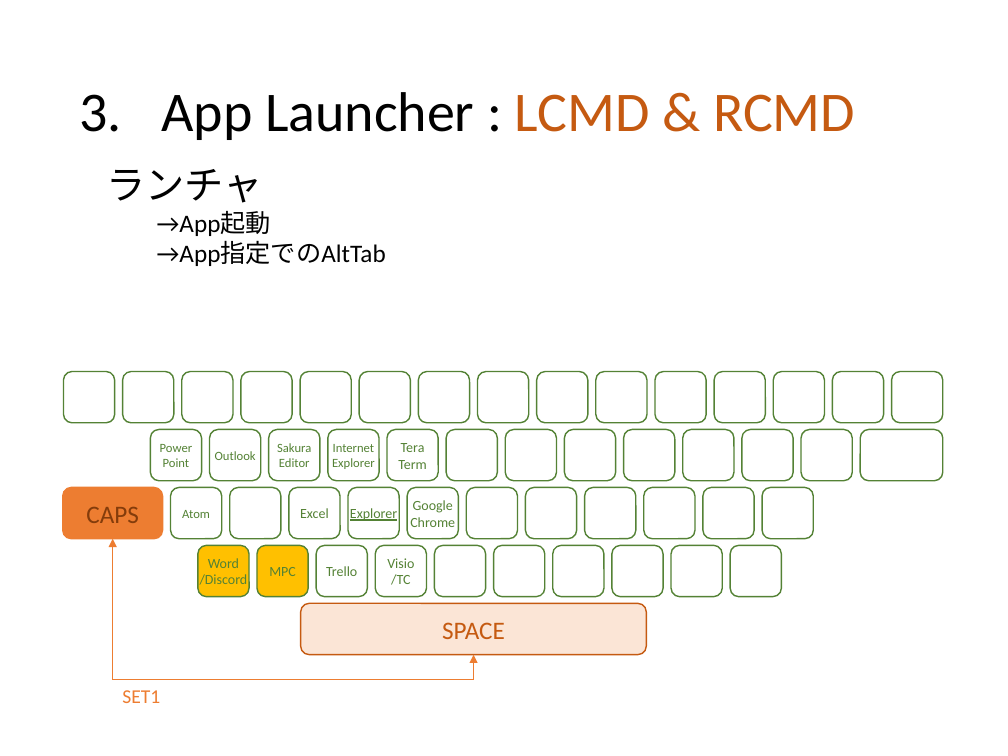
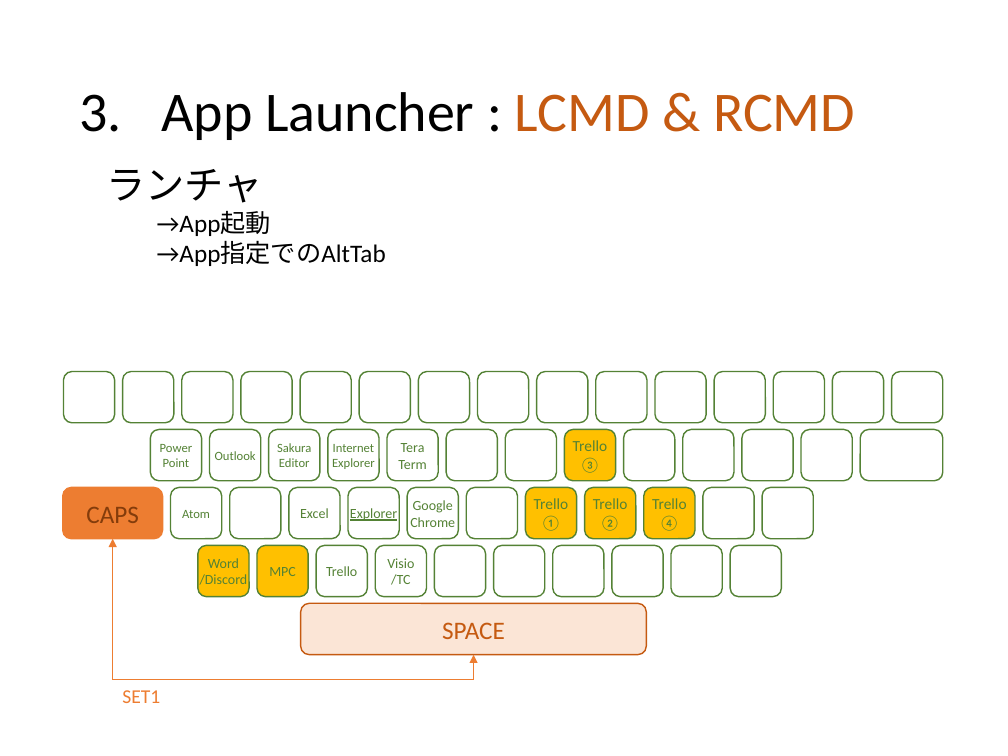
Before and after one commit to ittooo66/myAHK, a slide deck: slide 7 of MANUAL.pptx. Drawn at 1008x756 pixels with LibreOffice and Linux fonts; fonts in the diff are those of the drawing. Boxes give left, top, right and bottom in pixels: in the first picture for what was removed or moved away, otherwise in the second. Text is boxed around its words. In the diff, an @@ line names an element or a change of style, - is before the commit and + after.

```diff
--- a/MANUAL.pptx
+++ b/MANUAL.pptx
@@ text in rounded rectangle at <box>573,440,608,473</box>: text added @@
+Trello
+③
@@ text in rounded rectangle at <box>534,498,569,531</box>: text added @@
+Trello
+①
@@ text in rounded rectangle at <box>593,498,628,531</box>: text added @@
+Trello
+②
@@ fill #FFFFFF to #FFC000 in 4 elements at <box>564,429,616,481</box>, <box>525,488,577,539</box>, <box>585,488,636,539</box>, <box>644,488,696,539</box> @@
@@ text in rounded rectangle at <box>652,498,687,531</box>: text added @@
+Trello
+④
```
Also in this commit, not shown: 12 other slides changed.
